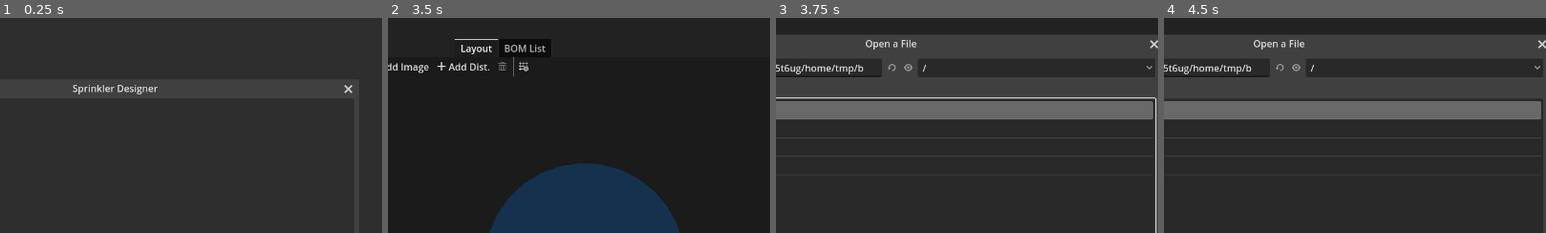
Above: before the commit, frames 1-4 (left to right).
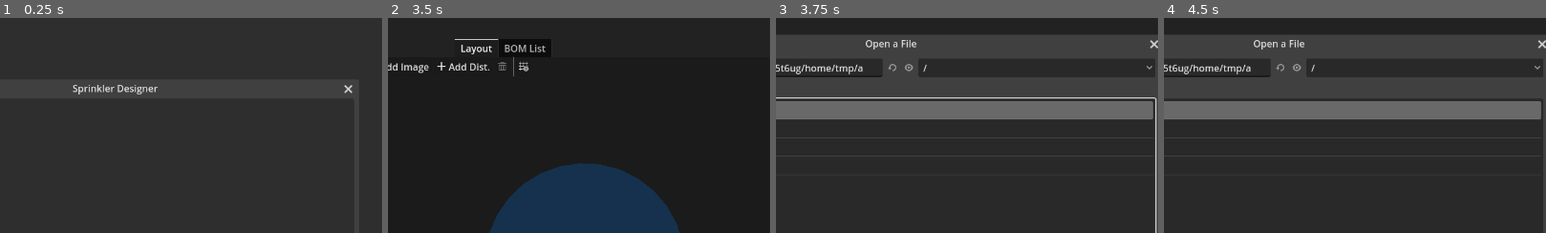
Above: after the commit, the same moments.

Repository: hankedan000/yardscaper
Game: Godot game, scene res://Main.tscn
The game is run twice, just before and just after one commit, with the same random seed, the same clock (stepped at 60 frames per second) and the same inputs.
Inputs (mouse positions are % of the whole screen's width and height, from its top left):
- Up to frame 1 (0.25 s): no input
- Up to frame 2 (3.5 s): click "New Project" at 0.5 s; click "Add Sprinkler" at 1.25 s; click (53, 11) at 2 s; tap Enter at 2.75 s; drag from (61, 57) to (26, 11) at 2.77 s
- Up to frame 3 (3.75 s): click "Add Image" at 3.5 s
- Up to frame 4 (4.5 s): click (37, 82) at 4.27 s; type "12" at 4.35 s
The pictures show only the part of the screen within x 35-85%, y 0-50%; the shares and areas given below are measured in that part.

Frames 1-2 are identical in both runs. In frame 3, 0.1% of the frame differs, in the area x 21-40%, y 21-25%; in frame 4, 0.1%.

Commit message:
Allow rotation to go from +/-360

Diff:
--- a/SprinklerDesigner/scenes/ui/SprinklerPropertyEditor/SprinklerPropertyEditor.tscn
+++ b/SprinklerDesigner/scenes/ui/SprinklerPropertyEditor/SprinklerPropertyEditor.tscn
@@ -43,7 +43,8 @@
 [node name="RotationSpinBox" type="SpinBox" parent="."]
 layout_mode = 2
 tooltip_text = "Angle sprinkler body"
-max_value = 359.0
+min_value = -360.0
+max_value = 360.0
 suffix = "deg"
 
 [node name="Label4" type="Label" parent="."]
